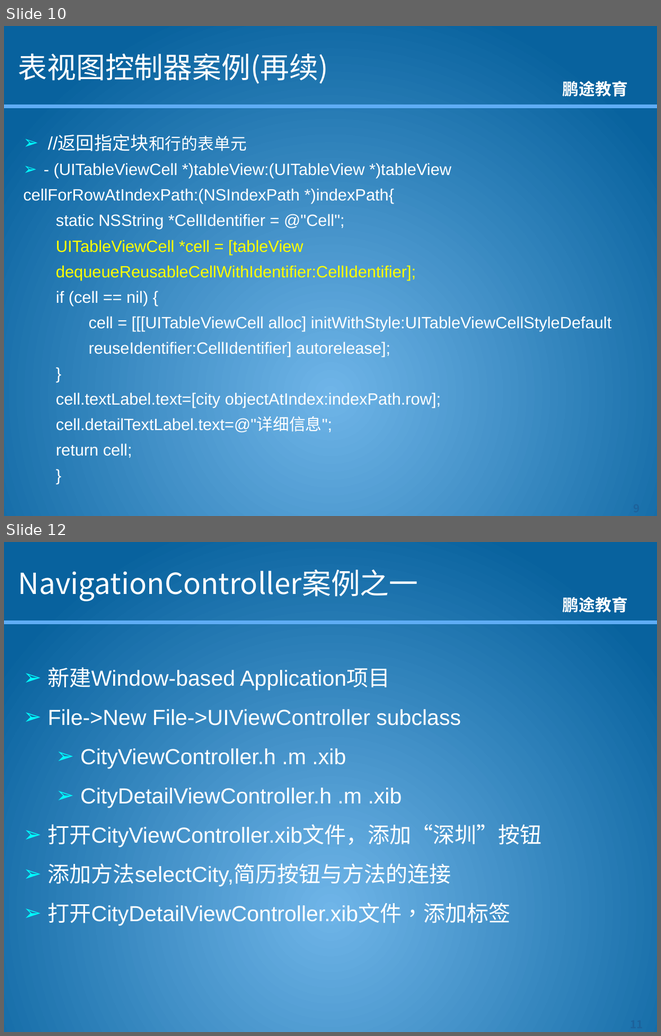
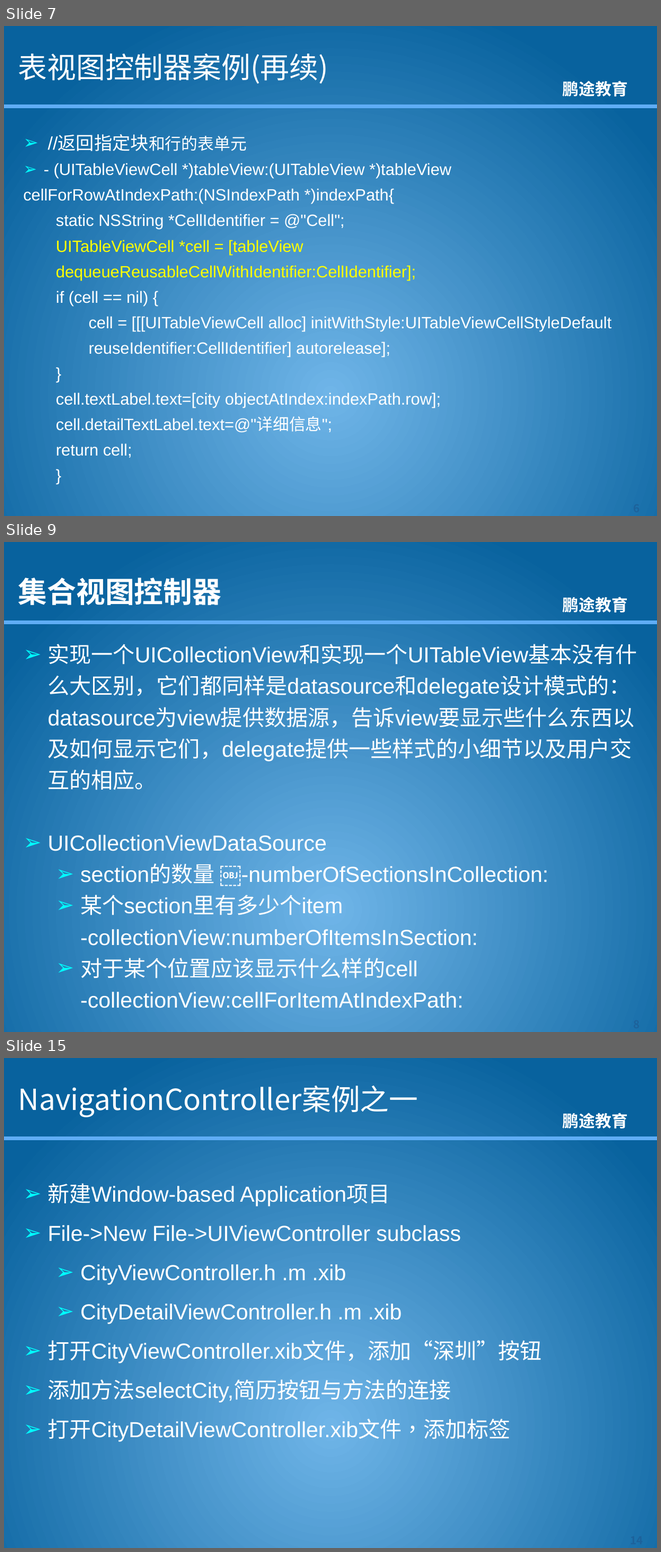
Before and after one commit to kkdmh77/gjh_baoche, a slide deck: 资料/课件/IPhone开发教程6-表视图&集合视图&标签&导航控制器.pptx. Shown one above the other, each under a label of ours: slides 10 and 12 before the commit, slides 7, 9 and 15 after it; the slides between them are not shown. The pictures are 661x1036 and 661x1552 pixels, drawn with LibreOffice and Linux fonts; fonts in the diff are those of the drawing; background and template pictures are left out. Boxes give left, top, right and bottom in pixels: in the first picture for what was removed or moved away, otherwise in the second. Text is boxed around its words. In the diff, an @@ line names an element or a change of style, - is before the commit and + after.

```diff
--- a/资料/课件/IPhone开发教程6-表视图&集合视图&标签&导航控制器.pptx
+++ b/资料/课件/IPhone开发教程6-表视图&集合视图&标签&导航控制器.pptx
@@ slide 9 added at (x1=4, y1=542, x2=657, y2=1032), background picture (left out); not listed: 2 template elements that a slide beside it also shows @@
@@ title added at (x1=18, y1=578, x2=221, y2=605), 32 pt, text #FFFFFF, bold @@
+集合视图控制器
@@ text added at (x1=48, y1=644, x2=637, y2=1012), 24 pt, text #FFFFFF @@
+➢ 实现一个UICollectionView和实现一个UITableView基本没有什么大区别，它们都同样是datasource和delegate设计模式的：datasource为view提供数据源，告诉view要显示些什么东西以及如何显示它们，delegate提供一些样式的小细节以及用户交互的相应。
+➢ UICollectionViewDataSource
+  ➢ section的数量 ￼-numberOfSectionsInCollection:
+  ➢ 某个section里有多少个item -collectionView:numberOfItemsInSection:
+  ➢ 对于某个位置应该显示什么样的cell -collectionView:cellForItemAtIndexPath:
@@ page number added at (x1=608, y1=1013, x2=657, y2=1032), 12 pt, text #1D629B, bold @@
+8
@@ what was slide 10 is now slide 7 @@
@@ what was slide 12 is now slide 15 @@
@@ page number at (x1=608, y1=1529, x2=657, y2=1548): text changed @@
-11
+14
```
Also in this commit, not shown: 5 slides changed, 5 other slides added, 3 slides removed, 29 other files.
